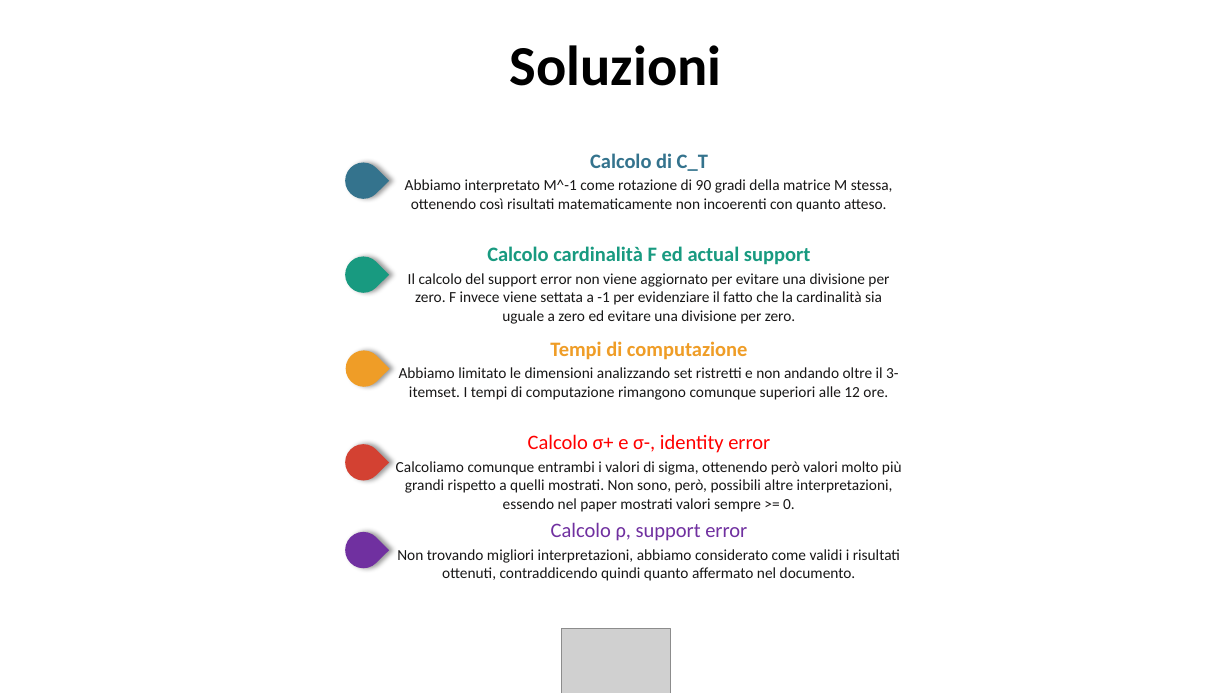
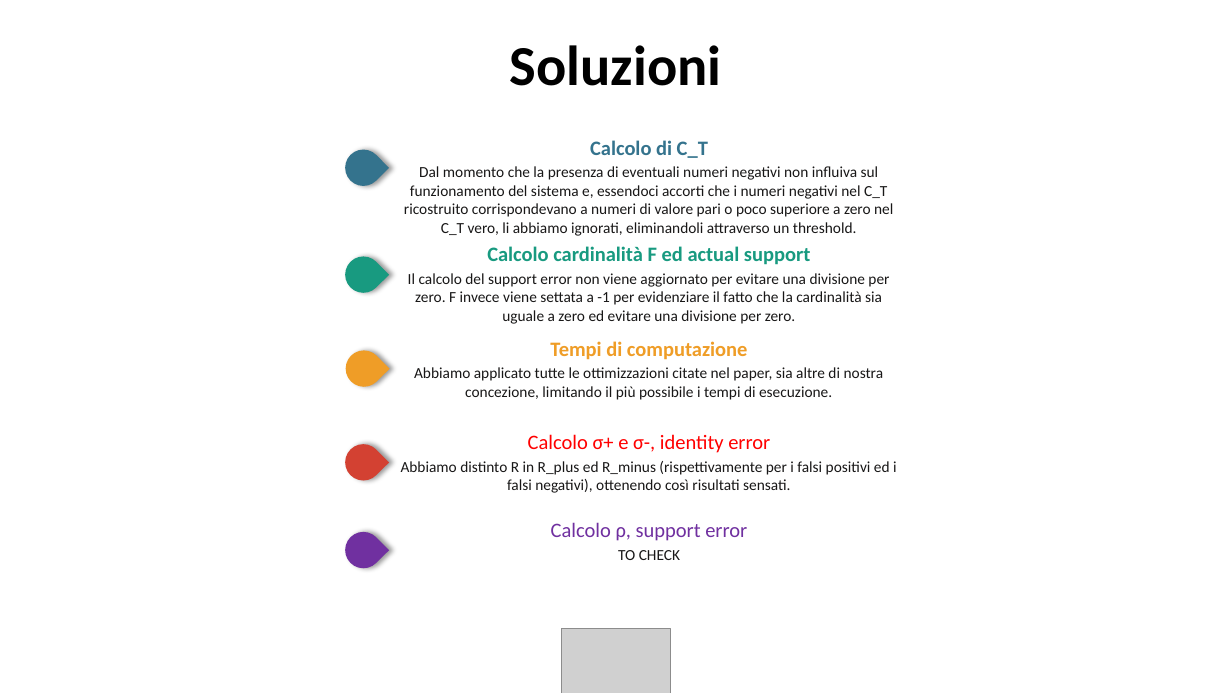
Before and after one commit to jf994/DataProtectionProject, a slide deck: slide 5 of docs/Presentazione.pptx (slide 6 before the commit). Drawn at 1232x693 pixels with LibreOffice and Linux fonts; fonts in the diff are those of the drawing; grey boxes stand for pictures; background and template pictures are left out. Boxes give left, top, right and bottom in pixels: in the first picture for what was removed or moved away, otherwise in the second. Text is boxed around its words. In the diff, an @@ line names an element or a change of style, - is before the commit and + after.

Commit message:
version 1.0 pptx

```diff
--- a/docs/Presentazione.pptx
+++ b/docs/Presentazione.pptx
@@ teardrop: place and size @@
-teardrop at <box>338,155,389,206</box>
+teardrop at <box>338,142,389,193</box>
@@ text "Calcolo di C_T": place and size @@
-text "Calcolo di C_T" at <box>405,153,893,212</box>
+text "Calcolo di C_T" at <box>404,140,893,236</box>
@@ text at <box>404,166,893,236</box>: text changed @@
-Abbiamo interpretato M^-1 come rotazione di 90 gradi della matrice M stessa, ottenendo così risultati matematicamente non incoerenti con quanto atteso.
+Dal momento che la presenza di eventuali numeri negativi non influiva sul funzionamento del sistema e, essendoci accorti che i numeri negativi nel C_T ricostruito corrispondevano a numeri di valore pari o poco superiore a zero nel C_T vero, li abbiamo ignorati, eliminandoli attraverso un threshold.
@@ text at <box>414,367,884,400</box>: text changed @@
-Abbiamo limitato le dimensioni analizzando set ristretti e non andando oltre il 3-itemset. I tempi di computazione rimangono comunque superiori alle 12 ore.
+Abbiamo applicato tutte le ottimizzazioni citate nel paper, sia altre di nostra concezione, limitando il più possibile i tempi di esecuzione.
@@ text at <box>401,461,897,493</box>: text changed @@
-Calcoliamo comunque entrambi i valori di sigma, ottenendo però valori molto più grandi rispetto a quelli mostrati. Non sono, però, possibili altre interpretazioni, essendo nel paper mostrati valori sempre >= 0.
+Abbiamo distinto R in R_plus ed R_minus (rispettivamente per i falsi positivi ed i falsi negativi), ottenendo così risultati sensati.
@@ text at <box>618,550,680,560</box>: text changed @@
-Non trovando migliori interpretazioni, abbiamo considerato come validi i risultati ottenuti, contraddicendo quindi quanto affermato nel documento.
+TO CHECK
```
Also in this commit, not shown: 4 other slides changed.
